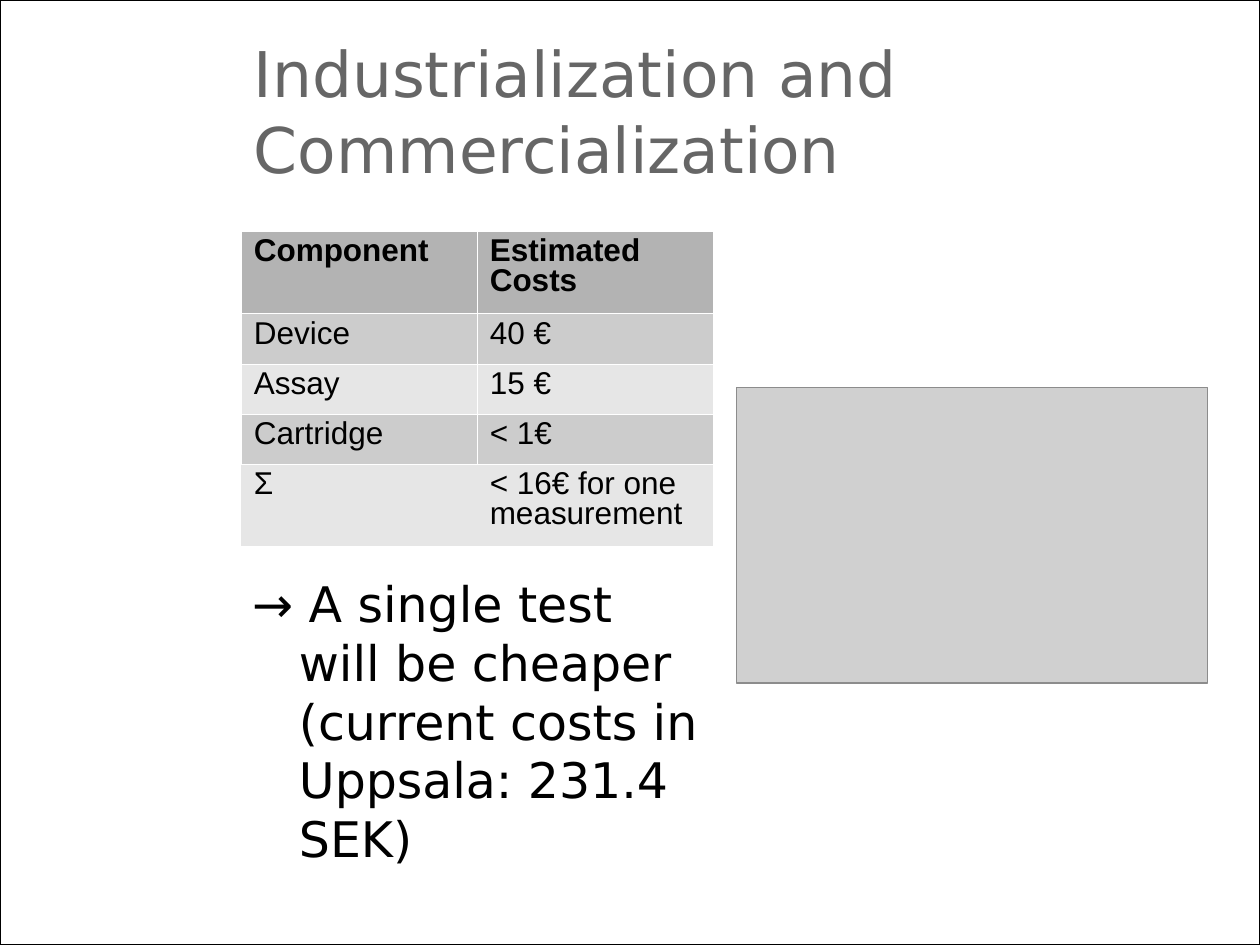
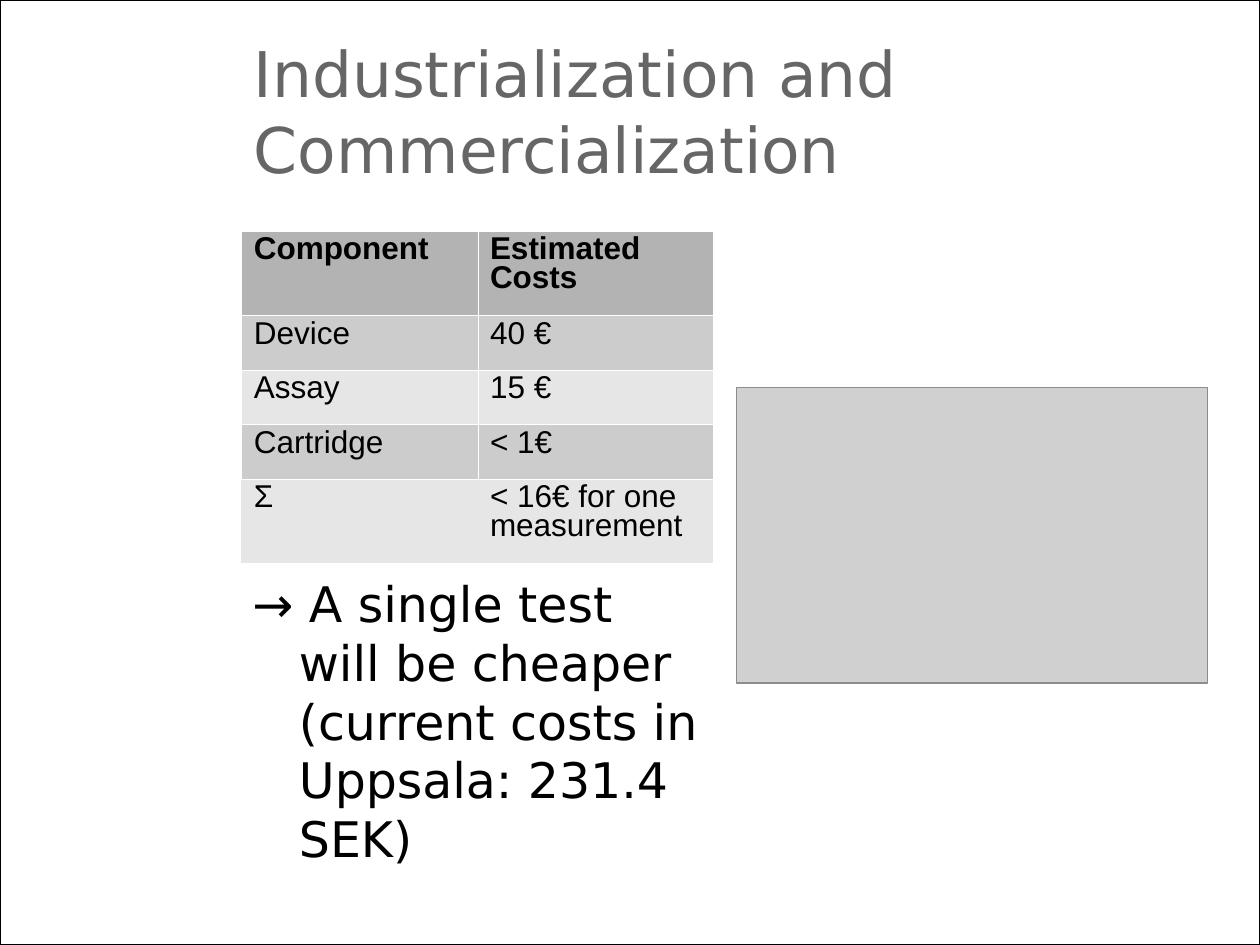
Before and after one commit to m3x1m0m/UppSense, a slide deck: slide 11 of docs/presentations/translational_pitch.ppt. Drawn at 1260x945 pixels with LibreOffice and Linux fonts; fonts in the diff are those of the drawing; grey boxes stand for pictures; background and template pictures are left out. Boxes give left, top, right and bottom in pixels: in the first picture for what was removed or moved away, otherwise in the second. Text is boxed around its words. In the diff, an @@ line names an element or a change of style, - is before the commit and + after.

```diff
--- a/docs/presentations/translational_pitch.ppt
+++ b/docs/presentations/translational_pitch.ppt
@@ table at box(242, 231, 713, 563) @@
@@ line spacing 0.86 to 0.8 @@
```
Also in this commit, not shown: 2 other files.
